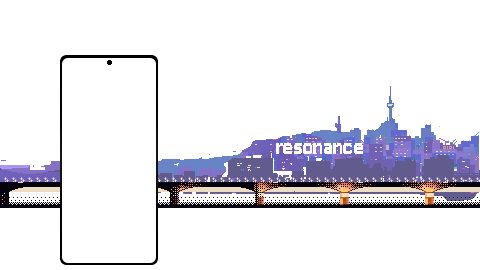
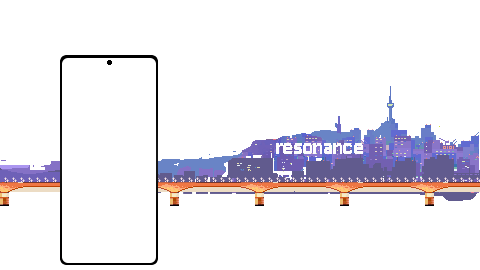
Layers edited between the first and the second 480 × 270 image:
painted on "레이어 0" over [0, 182, 480, 208]